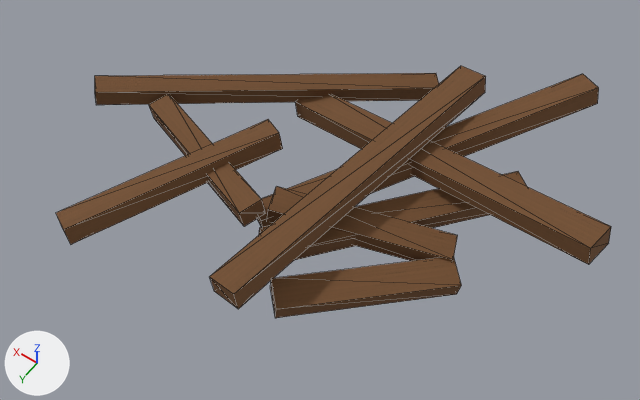
A saved change to the OBJ model Assets/ProjectOEN/ProductionArt/Meshes/environment_set_dressing/en-002_broken_plank_pile__medium.obj.
Camera for both pictures: a 50 mm camera at (-1.33, 1.75, 2.77) aimed at (-0.1, 0.03, 0.07). The lights are fixed; the arrows at lower left show +X, +Y and +Z. The older version comes first. Mesh edges are drawn as thin lines. Where no turn or scale is listed for an object, it has been applied to the vertices. Vertices at exactly the same position are counted once.

The scene before the commit, as lines of its bpy script (objects in view):
```python
me_en_002_broken_plank_pile__medium = bpy.data.meshes.new('en-002_broken_plank_pile__medium')
me_en_002_broken_plank_pile__medium.from_pydata(...)  # 72 vertices, 108 faces; spans x -1.11..0.91, y -0.99..0.78, z -0.01..0.36
me_en_002_broken_plank_pile__medium.materials.append(mat_wood)  # picture img_wood_albedo_png
ob_en_002_broken_plank_pile__medium = bpy.data.objects.new('en-002_broken_plank_pile__medium', me_en_002_broken_plank_pile__medium)
ob_en_002_broken_plank_pile__medium.location = (0.0, 0.0, 0.0)
```
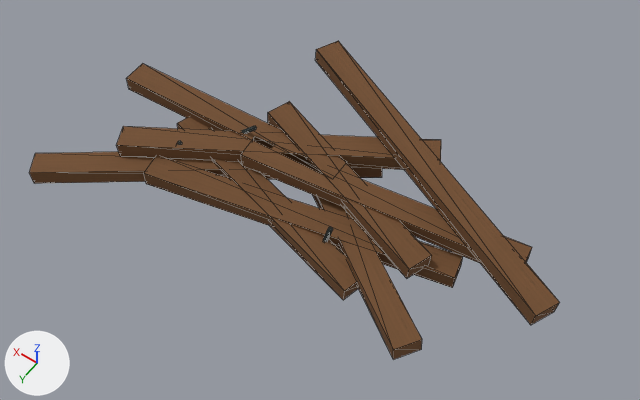
Location of each change, [x1, y1, x2, y2] in pixels of the pictures (640 x 400 px; the box of a moved part takes in the faces that stretch with it):
'en-002_broken_plank_pile__medium', reshaped (26% taller)
    before: [56, 66, 611, 318]
    after: [29, 41, 560, 360]
part 1 of me_en_002_broken_plank_pile__medium, moved or reshaped
    before: [259, 171, 526, 260]
    after: [313, 195, 422, 360]
part 2 of me_en_002_broken_plank_pile__medium, moved or reshaped
    before: [209, 66, 486, 309]
    after: [144, 157, 463, 288]
part 3 of me_en_002_broken_plank_pile__medium, moved or reshaped
    before: [257, 74, 599, 227]
    after: [29, 152, 382, 183]
part 4 of me_en_002_broken_plank_pile__medium, moved or reshaped
    before: [295, 95, 611, 265]
    after: [241, 137, 532, 264]
part 5 of me_en_002_broken_plank_pile__medium, moved or reshaped
    before: [149, 94, 266, 226]
    after: [268, 101, 431, 279]
part 6 of me_en_002_broken_plank_pile__medium, added (brown)
    after: [116, 126, 441, 170]
part 7 of me_en_002_broken_plank_pile__medium, added (brown)
    after: [126, 63, 347, 173]
part 8 of me_en_002_broken_plank_pile__medium, added (brown)
    after: [315, 41, 560, 325]
part 9 of me_en_002_broken_plank_pile__medium, added
    after: [323, 227, 333, 242]
part 10 of me_en_002_broken_plank_pile__medium, added
    after: [242, 126, 256, 134]
part 11 of me_en_002_broken_plank_pile__medium, cut back
    before: [56, 73, 461, 318]
    after: [177, 117, 358, 300]

Edits to the bpy script that builds the scene:
```text
Change me_en_002_broken_plank_pile__medium:
    remove me_en_002_broken_plank_pile__medium.from_pydata(...)  # 72 vertices, 108 faces; spans x -1.11..0.91, y -0.99..0.78, z -0.01..0.36
    add me_en_002_broken_plank_pile__medium.from_pydata(...)  # 114 vertices, 180 faces; spans x -1.07..0.99, y -0.54..0.58, z -0.02..0.3
    me_en_002_broken_plank_pile__medium part 1: the loose piece of 8 vertices spanning x -0.75..-0.04, y -0.53..0.4, z -0.01..0.18 is multiplied about its middle by the matrix ((0.01, 0.822, 0.097), (-0.823, 0.02, -0.085), (-0.086, -0.096, 0.818)), then moved by (0.04, 0.21, -0.03)
    me_en_002_broken_plank_pile__medium part 2: the loose piece of 8 vertices spanning x -0.4..-0.09, y -0.71..0.66, z 0.21..0.31 is multiplied about its middle by the matrix ((0.32, 0.87, -0.038), (-0.858, 0.322, 0.146), (0.15, -0.016, 0.916)), then moved by (0.16, 0.17, -0.2)
    me_en_002_broken_plank_pile__medium part 3: the loose piece of 8 vertices spanning x -0.78..0.08, y -0.99..0.28, z 0.04..0.28 is multiplied about its middle by the matrix ((0.888, 0.392, -0.104), (-0.384, 0.893, 0.084), (0.129, -0.036, 0.967)), then moved by (0.73, 0.5, -0.11)
    me_en_002_broken_plank_pile__medium part 4: the loose piece of 8 vertices spanning x -1.11..0.28, y -0.45..-0.13, z 0.01..0.36 is multiplied about its middle by the matrix ((-0.769, 0.221, 0.164), (-0.226, -0.785, -0.004), (0.156, -0.049, 0.8)), then moved by (0.09, 0.25, -0.05)
    me_en_002_broken_plank_pile__medium part 5: the loose piece of 8 vertices spanning x -0.04..0.67, y 0.04..0.38, z 0.13..0.29 is scaled about its middle by (-1.25, -1.1, 0.832), then moved by (-0.48, -0.24, -0.07)
    me_en_002_broken_plank_pile__medium part 6: the loose piece of 8 vertices spanning x -0.4..-0.09, y -0.71..0.66, z 0.21..0.31 is copied, and the copy is multiplied about its middle by the matrix ((0.553, 0.745, -0.012), (-0.736, 0.549, 0.13), (0.112, -0.068, 0.919)), then moved by (0.39, -0.01, -0.12); it spans x -0.43..0.73, y -0.39..0.32, z 0.07..0.21
    me_en_002_broken_plank_pile__medium part 7: the loose piece of 8 vertices spanning x -0.4..-0.09, y -0.71..0.66, z 0.21..0.31 is copied, and the copy is multiplied about its middle by the matrix ((0.133, 0.728, -0.009), (-0.718, 0.132, 0.12), (0.12, -0.013, 0.73)), then moved by (0.62, -0.01, -0.12); it spans x -0.13..0.88, y -0.11..0.04, z 0.11..0.17
    me_en_002_broken_plank_pile__medium part 8: the loose piece of 8 vertices spanning x -0.78..0.08, y -0.99..0.28, z 0.04..0.28 is copied, and the copy is multiplied about its middle by the matrix ((0.142, 0.962, -0.089), (-0.945, 0.157, 0.19), (0.201, 0.059, 0.953)), then moved by (-0.05, 0.14, 0.06); it spans x -1.07..0.26, y -0.54..0.11, z 0.15..0.3
    me_en_002_broken_plank_pile__medium part 9: a new loose piece of 14 vertices spanning x -0.26..-0.22, y 0.17..0.18, z 0.06..0.16, in mat_metal (picture img_metal_albedo_png)
    me_en_002_broken_plank_pile__medium part 10: a new loose piece of 14 vertices spanning x 0.23..0.31, y -0.01..0.0, z 0.15..0.24, in mat_metal (picture img_metal_albedo_png)
    me_en_002_broken_plank_pile__medium part 11: 32 vertices removed from x -0.74..0.91, y -0.82..0.78, z -0.01..0.31; 8 vertices added at x -0.43..0.58, y -0.02..0.31, z -0.01..0.12
    other edits to the shape of me_en_002_broken_plank_pile__medium do not show in these pictures
    add me_en_002_broken_plank_pile__medium.materials.append(mat_metal)  # picture img_metal_albedo_png
```
